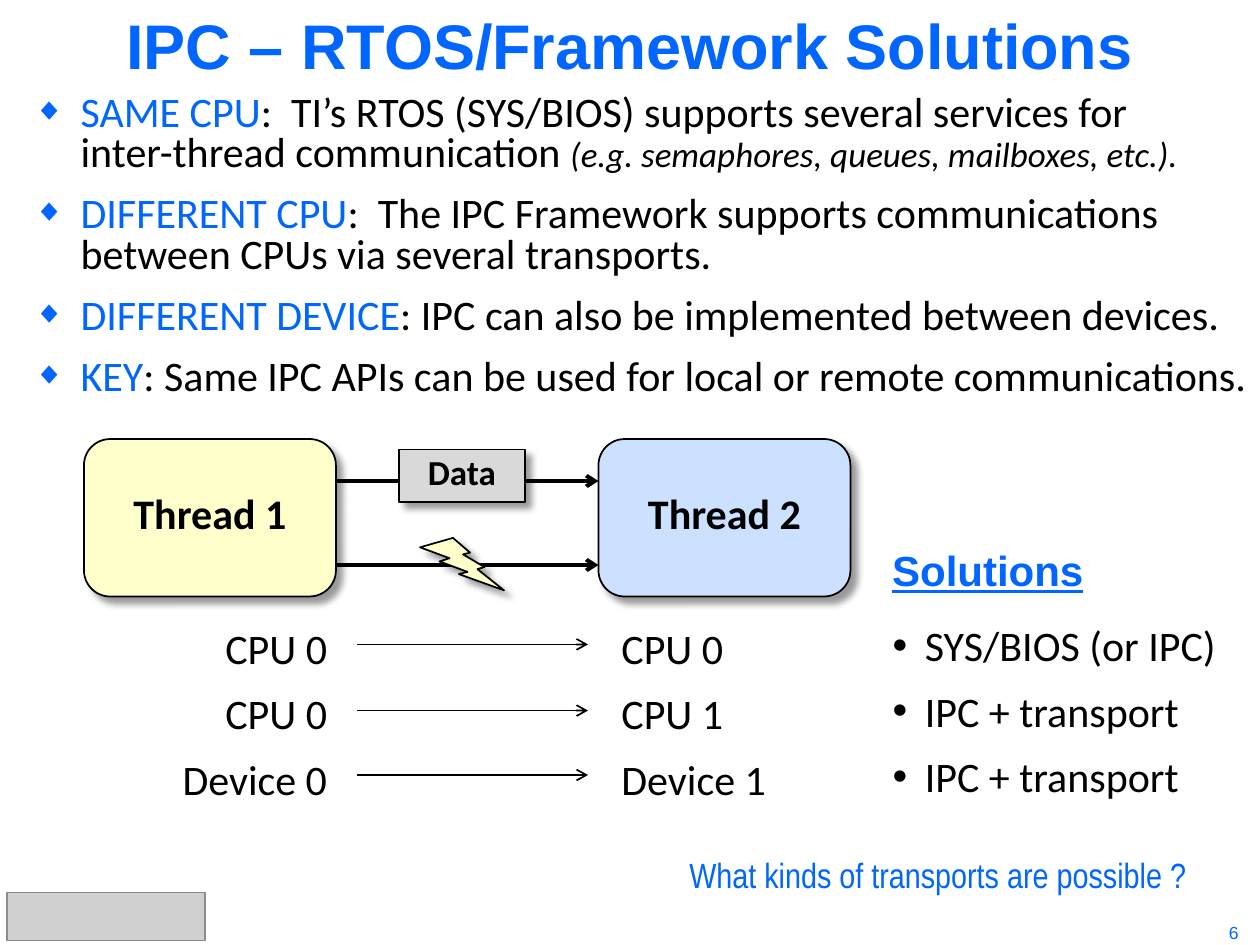
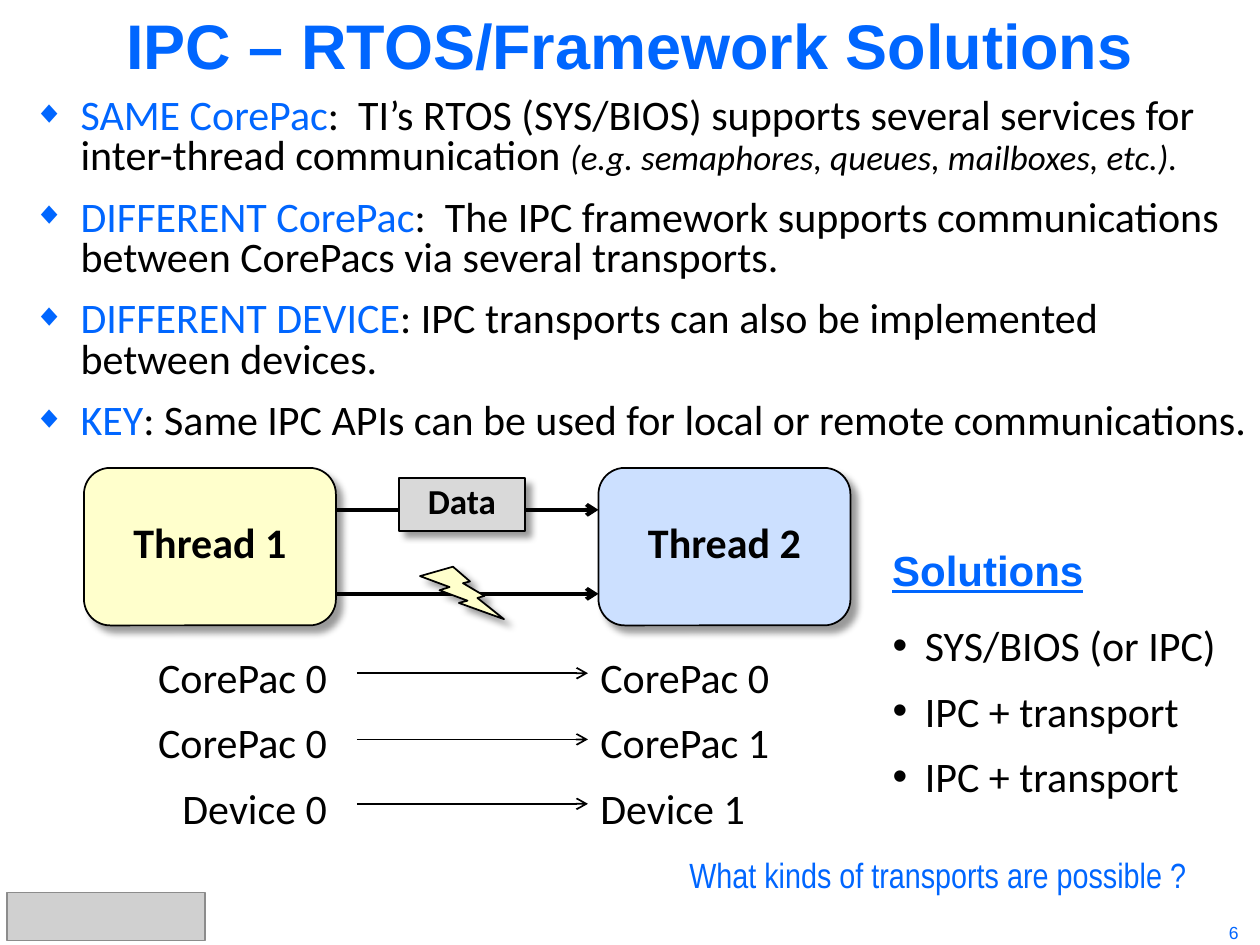
Before and after one commit to hari1989/keystone-workshop, a slide deck: slide 6 of preliminary/KeyStone Intro to IPC.pptx. Drawn at 1260x945 pixels with LibreOffice and Linux fonts; fonts in the diff are those of the drawing; grey boxes stand for pictures. Boxes give left, top, right and bottom in pixels: in the first picture for what was removed or moved away, otherwise in the second. Text is boxed around its words. In the diff, an @@ line names an element or a change of style, - is before the commit and + after.

```diff
--- a/preliminary/KeyStone Intro to IPC.pptx
+++ b/preliminary/KeyStone Intro to IPC.pptx
@@ text at [81, 99, 1219, 375]: text changed @@
-◆ SAME CPU: TI’s RTOS (SYS/BIOS) supports several services for
-  inter-thread communication (e.g. semaphores, queues, mailboxes, etc.).
-◆ DIFFERENT CPU: The IPC Framework supports communications
-  between CPUs via several transports.
-◆ DIFFERENT DEVICE: IPC can also be implemented between devices.
+◆ SAME CorePac: TI’s RTOS (SYS/BIOS) supports several services for
+  inter-thread communication (e.g. semaphores, queues, mailboxes, etc.).
+◆ DIFFERENT CorePac: The IPC framework supports communications
+  between CorePacs via several transports.
+◆ DIFFERENT DEVICE: IPC transports can also be implemented
+  between devices.
@@ text "CorePac 0": place and size @@
-text "CorePac 0" at [183, 636, 327, 796]
+text "CorePac 0" at [158, 665, 327, 825]
@@ text "CorePac 0": place and size @@
-text "CorePac 0" at [621, 636, 766, 796]
+text "CorePac 0" at [600, 665, 769, 825]
@@ text at [158, 665, 327, 759]: text changed @@
-CPU 0
-CPU 0
+CorePac 0
+CorePac 0
@@ text at [600, 665, 769, 759]: text changed @@
-CPU 0
-CPU 1
+CorePac 0
+CorePac 1
@@ 5 arrows, 2 rounded rectangles, 1 rectangle, 1 lightning bolt: place and size @@
-5 arrows, 2 rounded rectangles, 1 rectangle, 1 lightning bolt at [84, 438, 850, 775]
+5 arrows, 2 rounded rectangles, 1 rectangle, 1 lightning bolt at [84, 467, 850, 804]
```
Also in this commit, not shown: 17 other slides changed.
